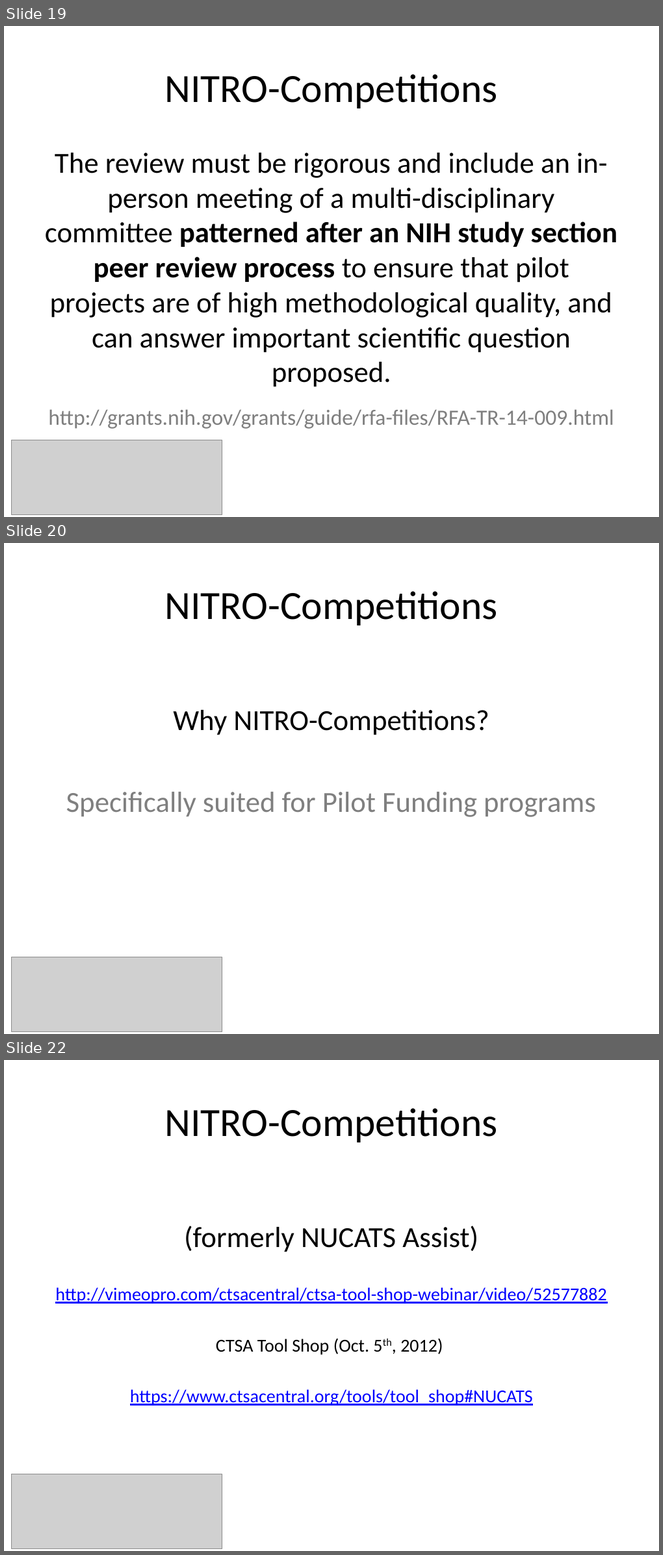
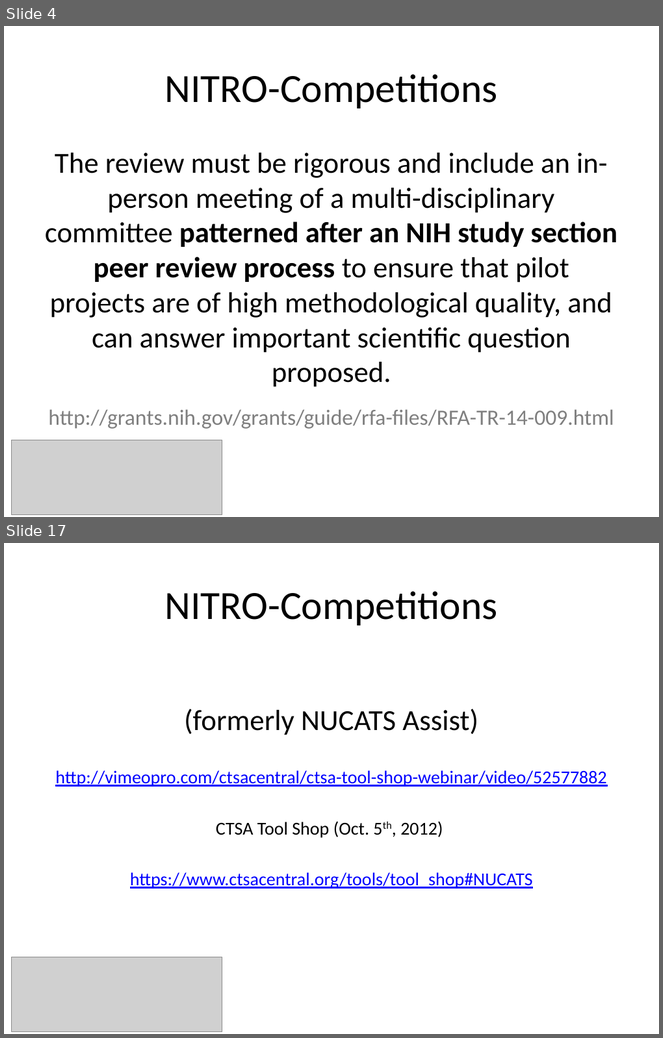
Before and after one commit to NUBIC/nitro-competitions, a slide deck: doc/presentations/20141107_NITRO-Competitions_CTS-AMIA.pptx. Shown one above the other, each under a label of ours: slides 19, 20 and 22 before the commit, slides 4 and 17 after it; the slides between them are not shown. The pictures are 663x1555 and 663x1038 pixels, drawn with LibreOffice and Linux fonts; fonts in the diff are those of the drawing; grey boxes stand for pictures; background and template pictures are left out. Boxes give left, top, right and bottom in pixels: in the first picture for what was removed or moved away, otherwise in the second. Text is boxed around its words. In the diff, an @@ line names an element or a change of style, - is before the commit and + after.

```diff
--- a/doc/presentations/20141107_NITRO-Competitions_CTS-AMIA.pptx
+++ b/doc/presentations/20141107_NITRO-Competitions_CTS-AMIA.pptx
@@ slide 20 removed at bbox=[4, 543, 659, 1034], background #FFFFFF @@
@@ title removed at bbox=[165, 591, 497, 626] @@
-NITRO-Competitions
@@ text removed at bbox=[66, 710, 596, 817] @@
-Why NITRO-Competitions?
-Specifically suited for Pilot Funding programs
@@ picture removed at bbox=[12, 958, 223, 1032] @@
@@ what was slide 19 is now slide 4 @@
@@ what was slide 22 is now slide 17 @@
```
Also in this commit, not shown: 6 slides changed, 2 slides added, 5 other slides removed.
